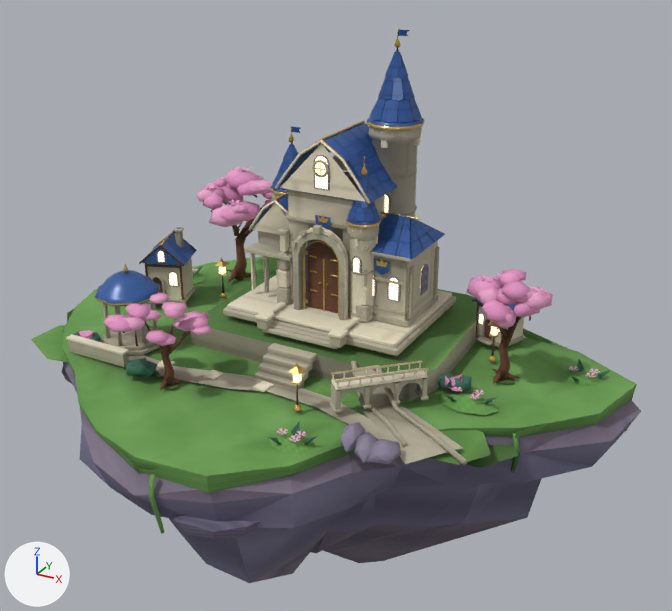
What one commit did to the glTF model public/assets/models/environment/royal-island-right-final-v1-low.glb.
Rendered twice from a 50 mm lens placed at (13.52, -22.1, 12.51), pointed at (1.23, 0.24, 1.34). Arrows for +X, +Y and +Z are at lower left; the lights stay in place. The first picture is the older version. Vertices at exactly the same position are counted once.

In view in the first picture: 'royal-island-right-final-v1'.
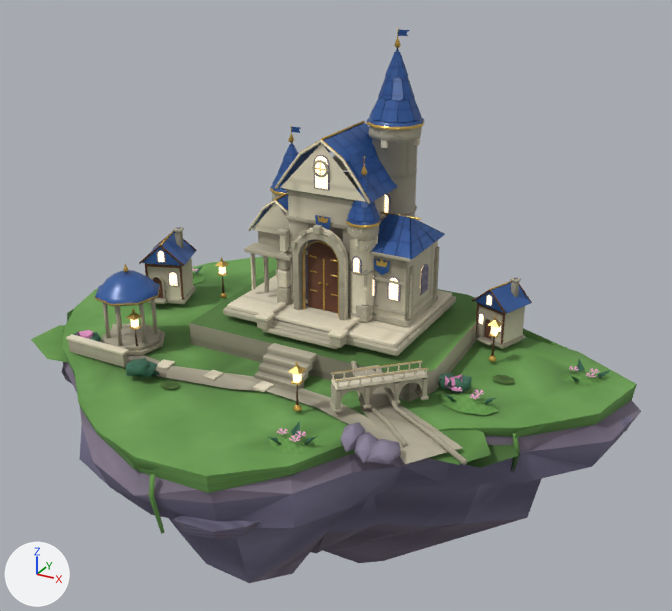
Where the change shows, as pixel boxes (x1, y1, x2, y2) in the pictures (672 x 611 px):
part 1 of me_right_broken_cliff_strata_050, deleted: before (103, 166, 553, 391)
part 2 of me_right_broken_cliff_strata_050, cut back: before (492, 369, 498, 377); after (492, 375, 506, 379)
part 3 of me_right_broken_cliff_strata_050, cut back: before (160, 325, 174, 389); after (160, 385, 172, 389)

The change in detail:
me_right_broken_cliff_strata_050 is used by ob_royal_island_right_final_v1; location (0.0, 0.0, 0.0).
me_right_broken_cliff_strata_050 had 10503 vertices, 15855 faces and spanned x -8.1..10.1, y -7.9..7.6, z -7.5..9.2.
me_right_broken_cliff_strata_050 now has 9068 vertices, 13695 faces and spans x -8.1..10.1, y -7.9..7.6, z -7.5..9.2.
me_right_broken_cliff_strata_050 part 1: 121 loose pieces with 1401 vertices, spanning x -5.9..7.5, y -5.3..4.5, z 0.0..4.1, are deleted.
Part 2, on me_right_broken_cliff_strata_050:
13 vertices are removed from x 6.0..6.5, y 0.4..0.8, z 0.1..0.4.
19 faces are deleted.
2 new faces join them, mat_meadow_and_moss.
Part 3, on me_right_broken_cliff_strata_050:
21 vertices are removed from x -1.8..-1.3, y -4.5..-4.1, z 0.1..1.9.
35 faces are deleted.
1 vertex moves within x -1.6, y -4.5, z 0.1.
2 new faces join them, mat_meadow_and_moss.
